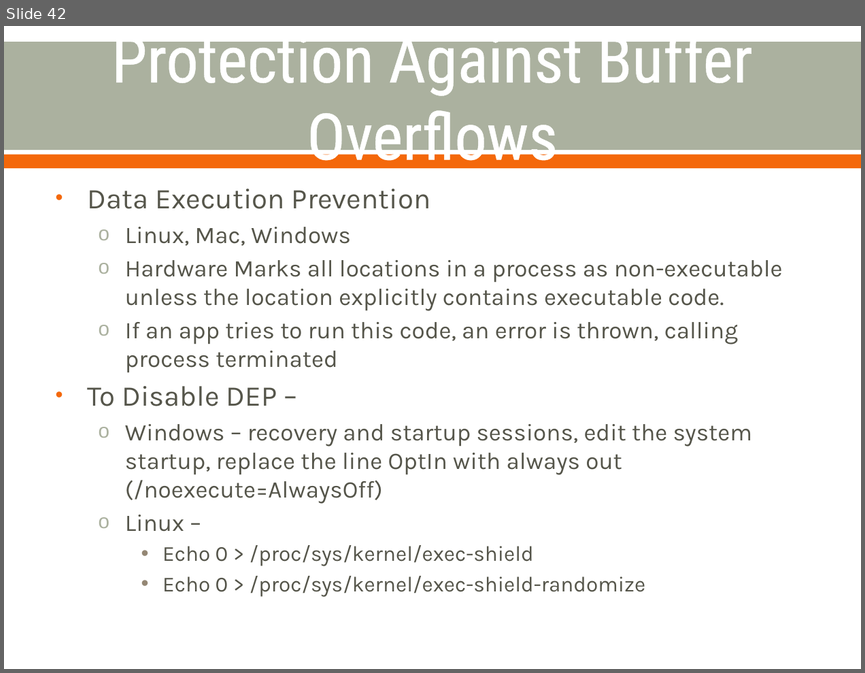
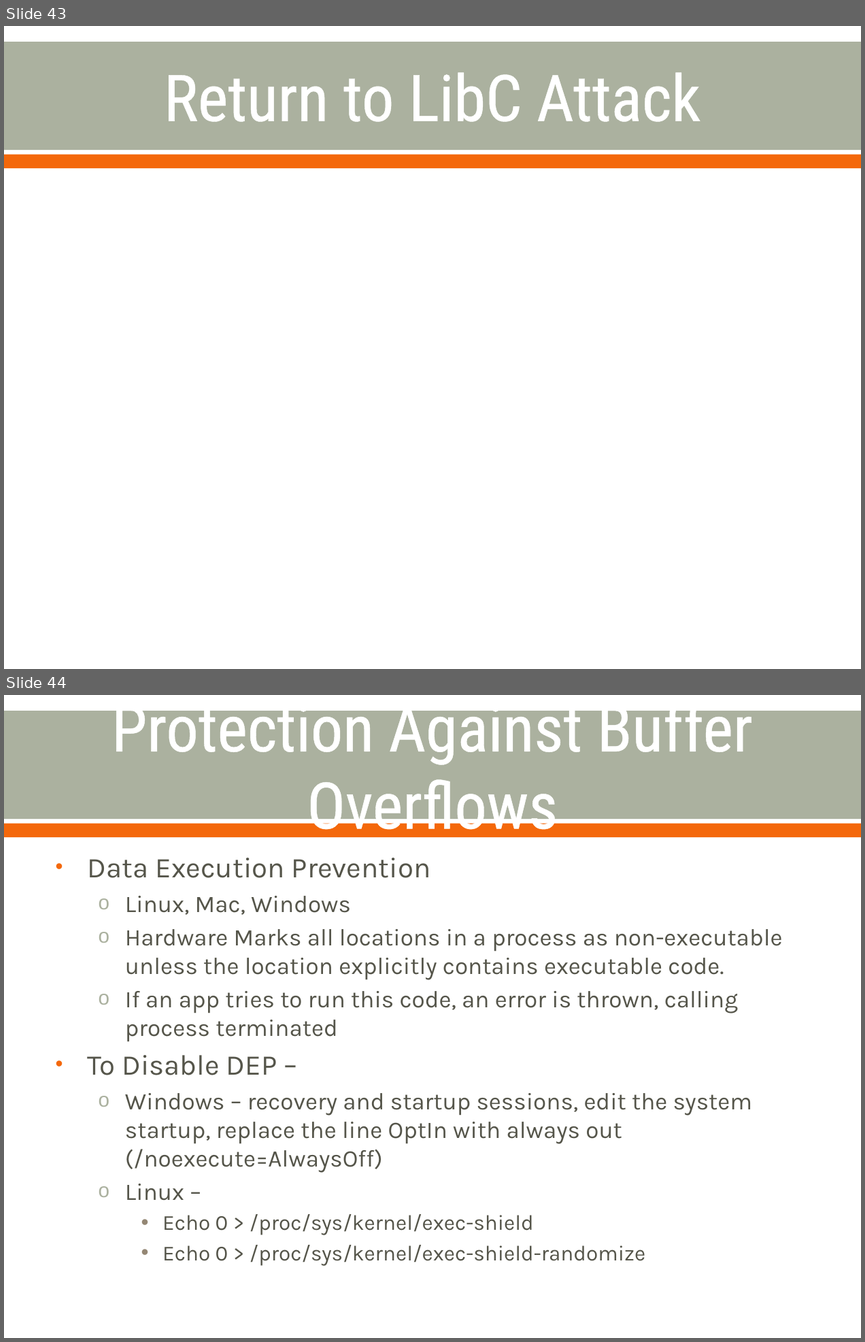
Before and after one commit to cornwe19/cse825, a slide deck: Buffer Overflow Attacks.pptx. Shown one above the other, each under a label of ours: slide 42 before the commit, slides 43 and 44 after it. The pictures are 865x673 and 865x1342 pixels, drawn with LibreOffice and Linux fonts; fonts in the diff are those of the drawing. Boxes give left, top, right and bottom in pixels: in the first picture for what was removed or moved away, otherwise in the second. Text is boxed around its words. In the diff, an @@ line names an element or a change of style, - is before the commit and + after.

```diff
--- a/Buffer Overflow Attacks.pptx
+++ b/Buffer Overflow Attacks.pptx
@@ slide 43 added at (4,26,861,669), background #FFFFFF; not listed: 2 template elements that a slide beside it also shows @@
@@ title added at (164,72,700,122), 54 pt, text #FFFFFF @@
+Return to LibC Attack
@@ what was slide 42 is now slide 44 @@
```
Also in this commit, not shown: 5 other slides added, 1 slide removed.
